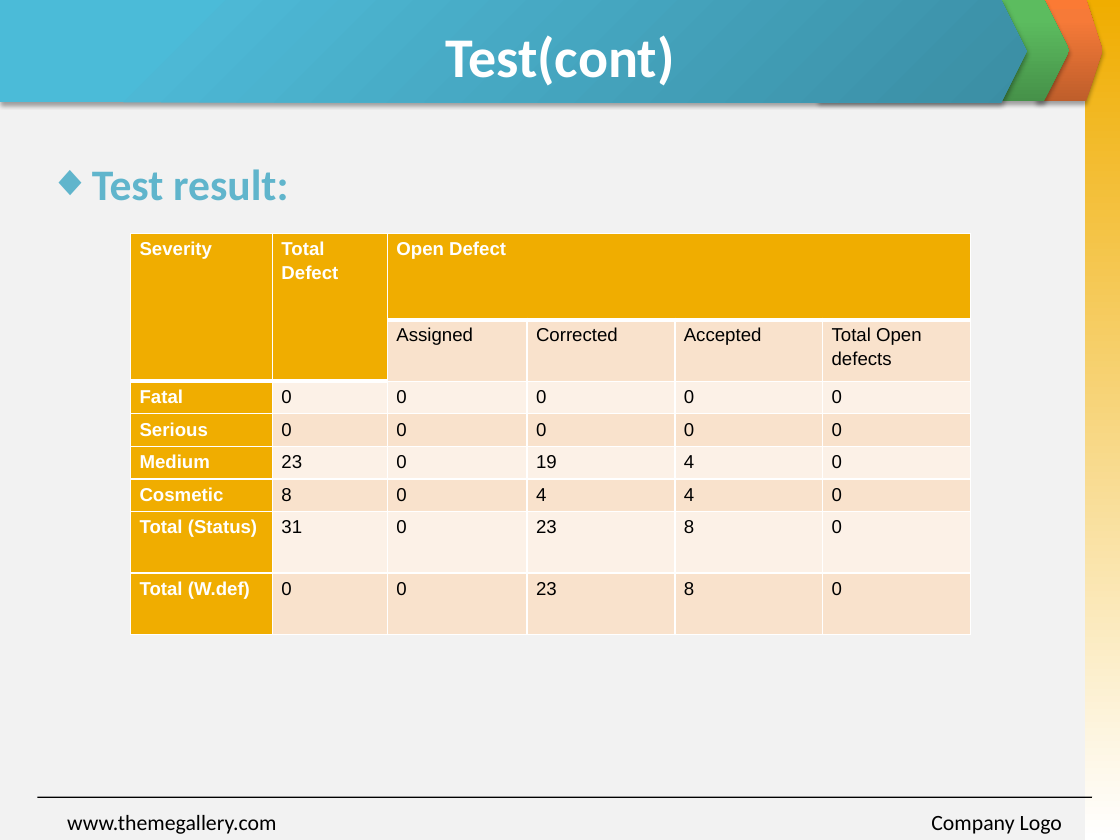
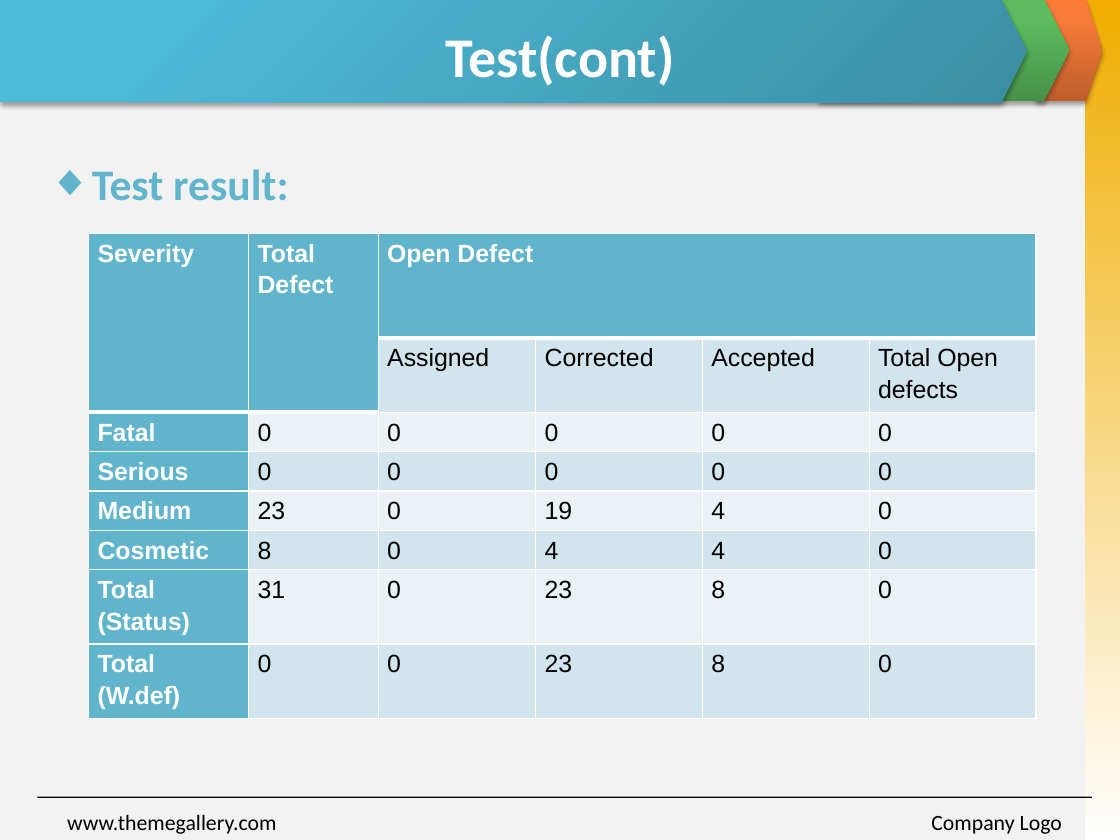
Before and after one commit to skyview059/e-learning-website, a slide deck: slide 30 of Document/Final report/Slide Present E-Learning.pptx. Drawn at 1120x840 pixels with LibreOffice and Linux fonts; fonts in the diff are those of the drawing. Boxes give left, top, right and bottom in pixels: in the first picture for what was removed or moved away, otherwise in the second. Text is boxed around its words. In the diff, an @@ line names an element or a change of style, - is before the commit and + after.

```diff
--- a/Document/Final report/Slide Present E-Learning.pptx
+++ b/Document/Final report/Slide Present E-Learning.pptx
@@ table at [88, 233, 1037, 718] @@
@@ fill #F0AD00 to #60B5CC in 9 cells @@
@@ fill #F9E3CC to #D2E5EC in 19 cells @@
@@ fill #FCF1E7 to #EAF3F6 in 15 cells @@
@@ size 12 to 16 pt @@
@@ table: place and size @@
-table at [131, 233, 972, 634]
+table at [88, 233, 1037, 718]
```
Also in this commit, not shown: 10 other slides changed, 4 slides added, 4 slides removed, 2 other files.
